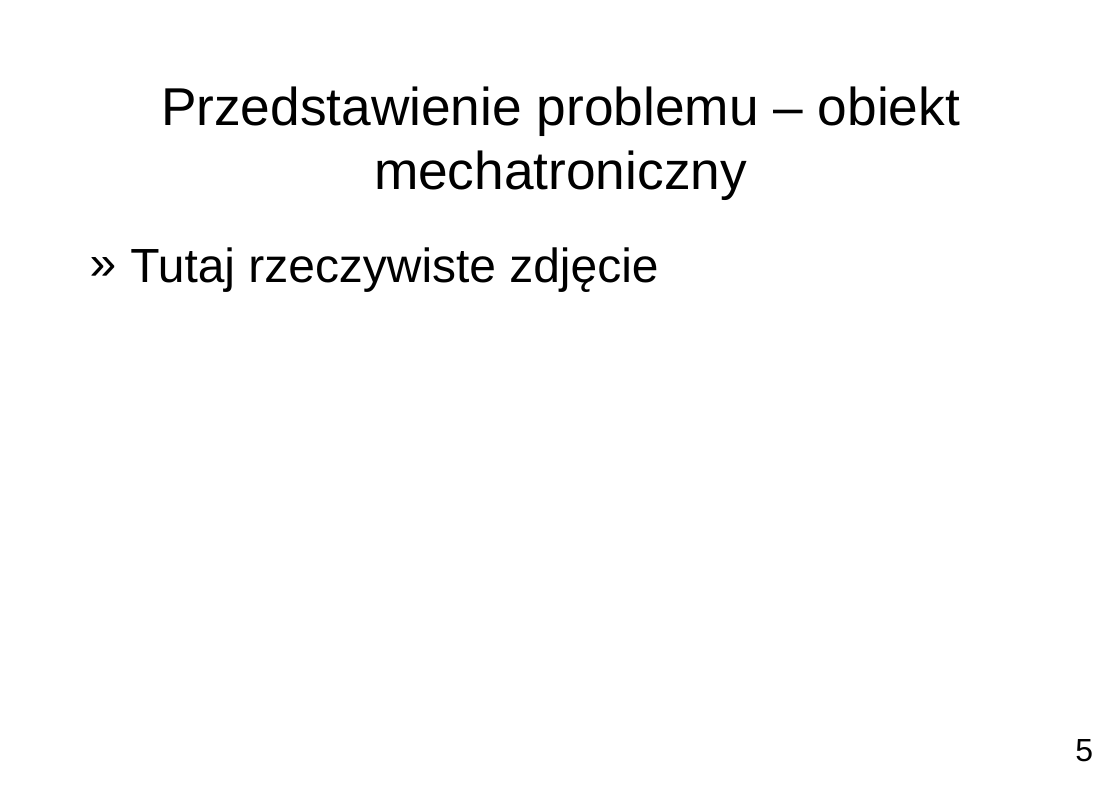
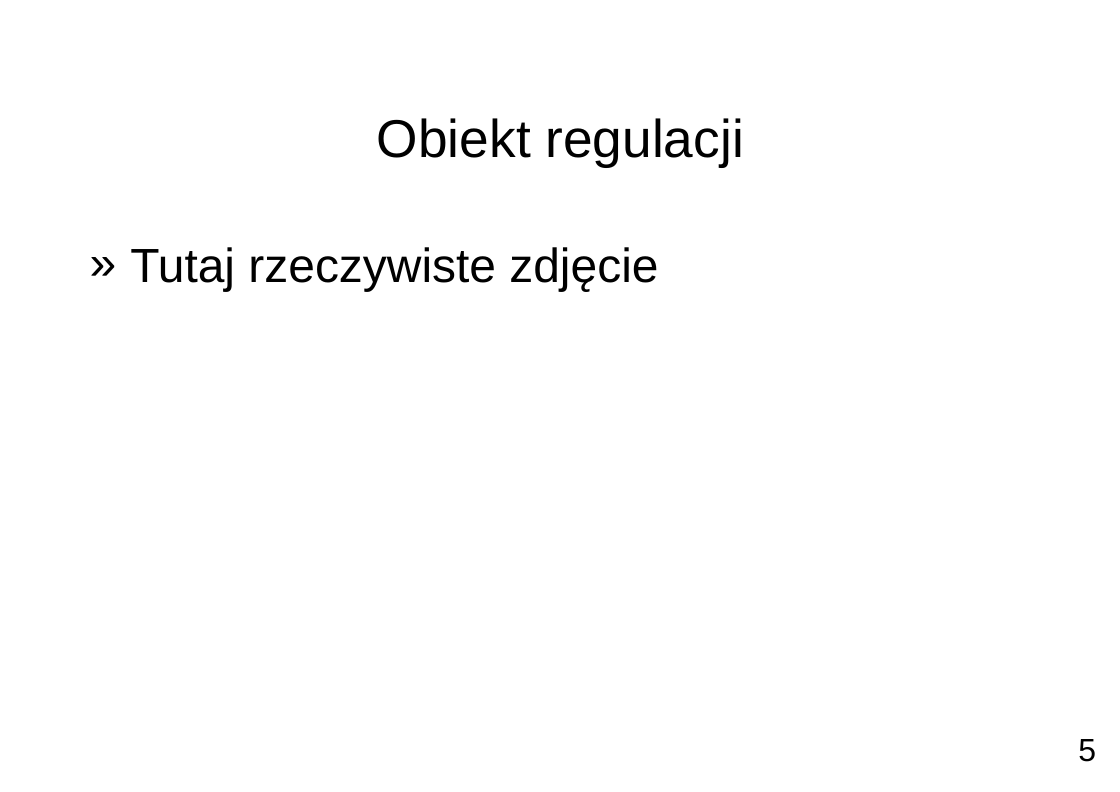
Before and after one commit to pbanaszkiewicz/msc-thesis, a slide deck: slide 5 of presentation/main.odp. Drawn at 1120x792 pixels with LibreOffice and Linux fonts; fonts in the diff are those of the drawing; background and template pictures are left out. Boxes give left, top, right and bottom in pixels: in the first picture for what was removed or moved away, otherwise in the second. Text is boxed around its words. In the diff, an @@ line names an element or a change of style, - is before the commit and + after.

```diff
--- a/presentation/main.odp
+++ b/presentation/main.odp
@@ title at bbox=[377, 118, 744, 168]: text changed @@
-Przedstawienie problemu – obiekt mechatroniczny
+Obiekt regulacji
@@ page number at bbox=[1078, 739, 1096, 762]: alignment left to right @@
```
Also in this commit, not shown: 5 other slides changed, 26 slides added, 1 slide removed, 32 other files.
